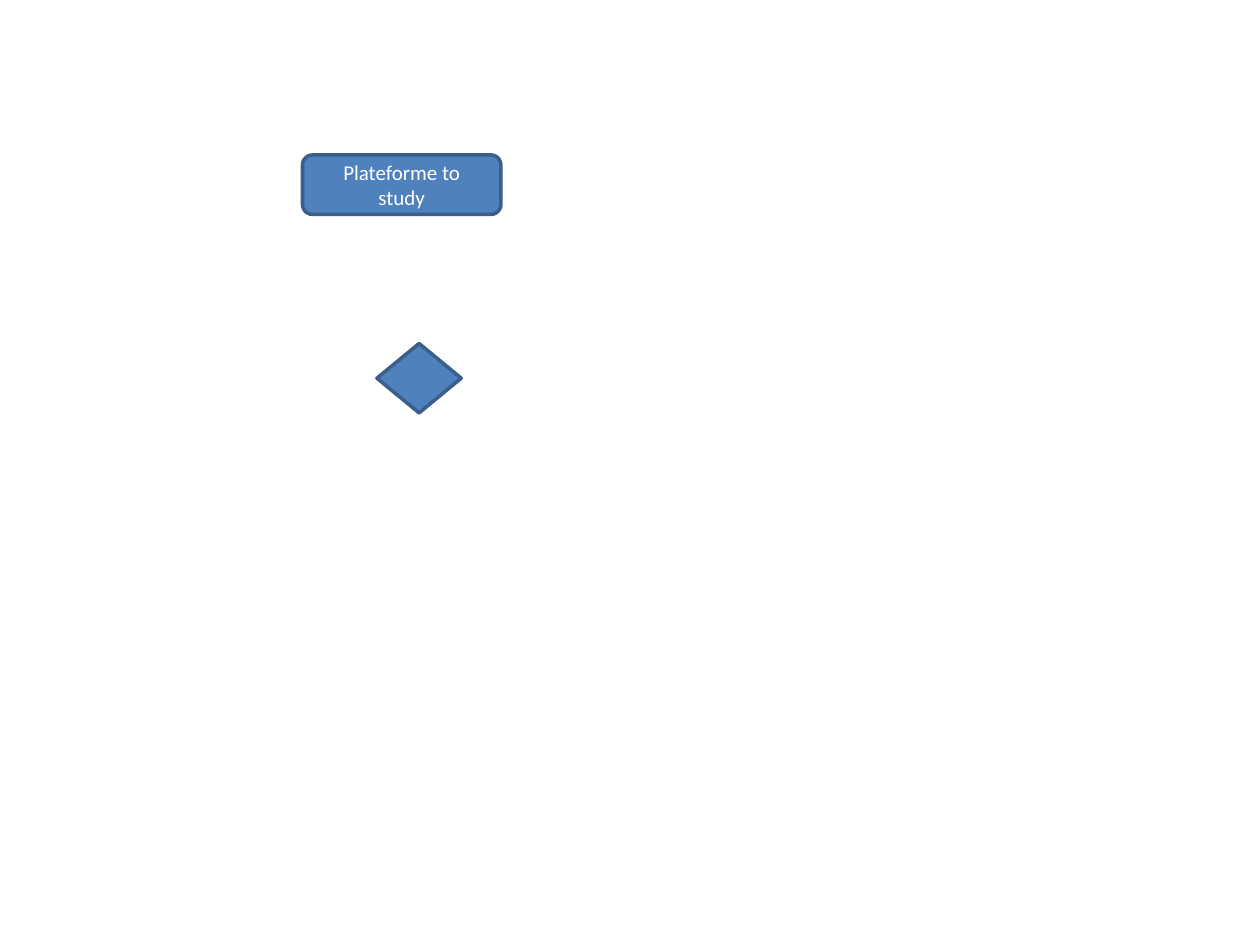
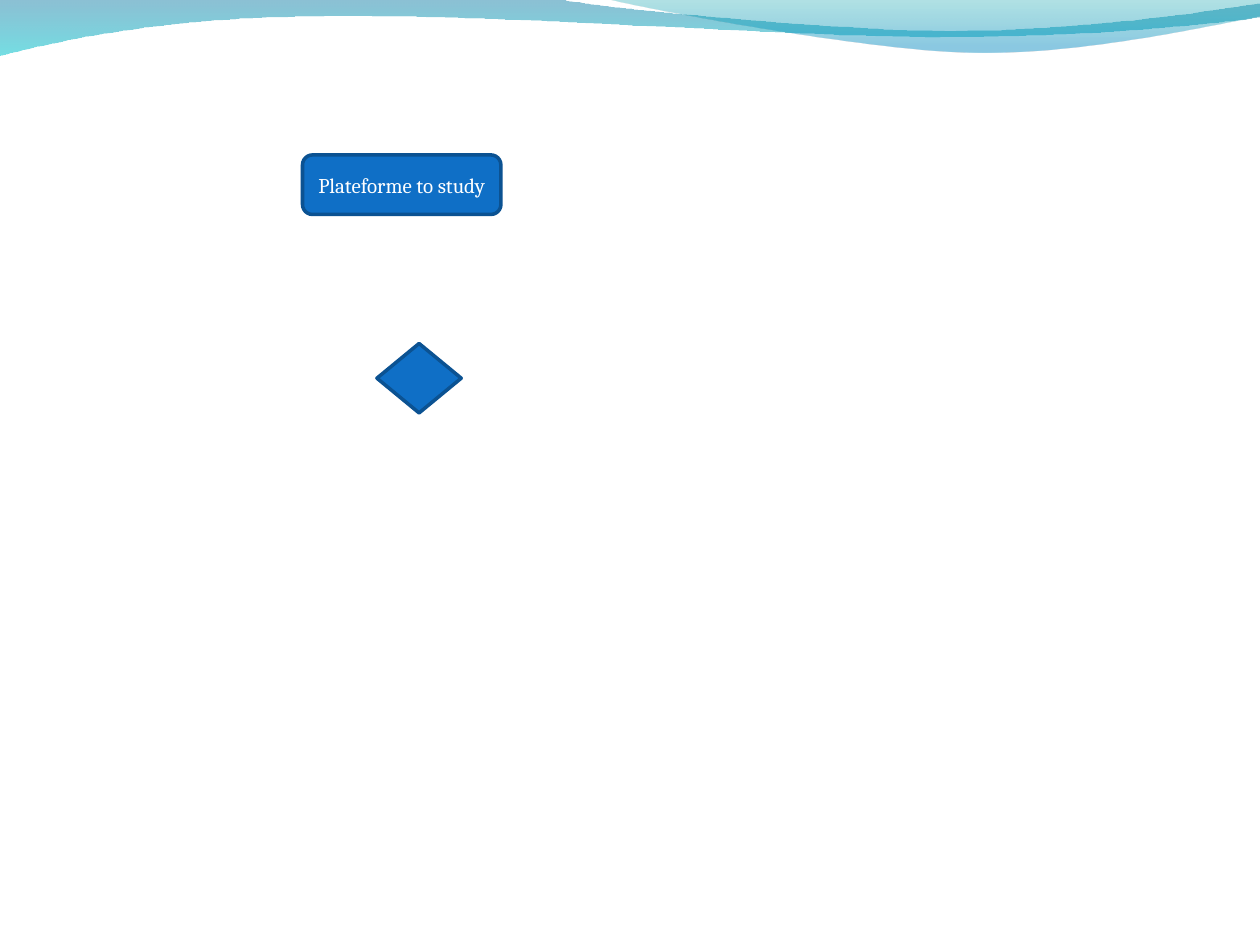
Before and after one commit to ygo74/microsvc, a slide deck: slide 7 of Documentation/Container Architecture.pptx (slide 1 before the commit). Drawn at 1260x945 pixels with LibreOffice and Linux fonts; fonts in the diff are those of the drawing; background and template pictures are left out. Boxes give left, top, right and bottom in pixels: in the first picture for what was removed or moved away, otherwise in the second. Text is boxed around its words. In the diff, an @@ line names an element or a change of style, - is before the commit and + after.

```diff
--- a/Documentation/Container Architecture.pptx
+++ b/Documentation/Container Architecture.pptx
@@ freeform shape added at [0, 0, 1260, 55], fill gradient #0074A1 to #00C6CF @@
@@ freeform shape added at [604, 0, 1260, 55], fill gradient #00A1A9 to #008BBF @@
@@ rounded rectangle "Plateforme to study" at [302, 155, 500, 214]: font Calibri to Cambria; fill #4F81BD to #0F6FC6; outline #3A5F8C 2 pt to #0B5292 2 pt @@
@@ diamond at [377, 344, 461, 413]: fill #4F81BD to #0F6FC6; outline #3A5F8C 2 pt to #0B5292 2 pt @@
```
Also in this commit, not shown: 9 other slides changed, 7 slides added, 1 slide removed.
